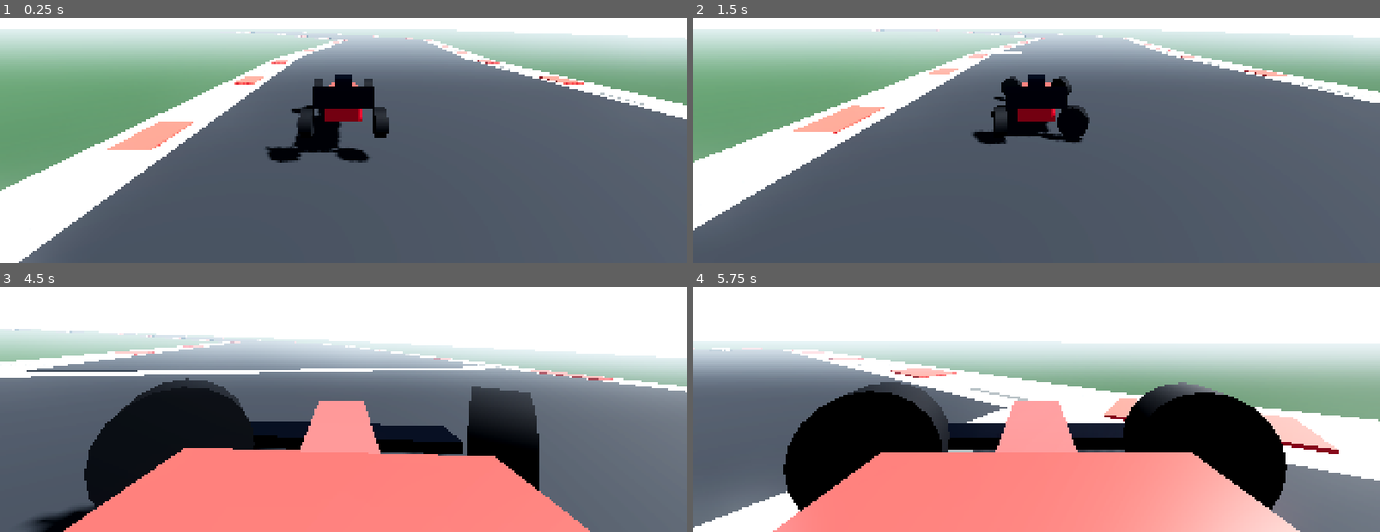
Above: before the commit, frames 1-4 (two rows, left to right).
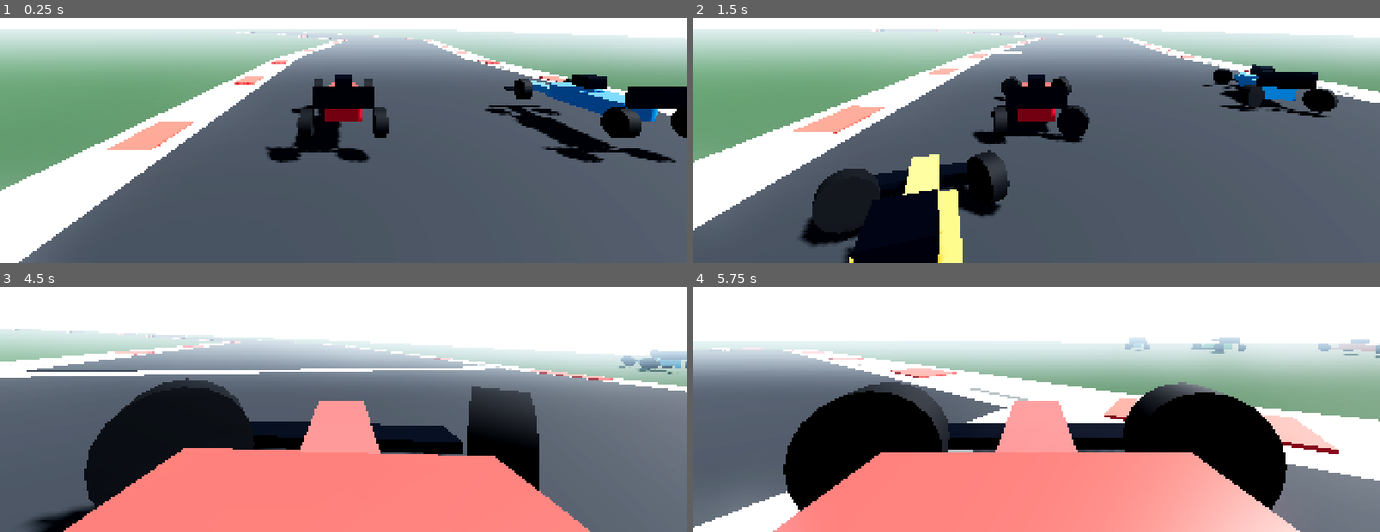
Above: after the commit, the same moments.

Repository: codehost-commit/APEX-Circuit
Game: Godot game, scene res://scenes/main.tscn
The game is run twice, just before and just after one commit, with the same random seed, the same clock (stepped at 60 frames per second) and the same inputs.
Inputs:
- Up to frame 1 (0.25 s): no input
- Up to frame 2 (1.5 s): hold D (steer_right) 0.53-1.28 s; hold F (drs) 0.53-1.28 s; tap W (throttle) at 0.8, 1.35 s; hold S (brake) from 1.28 s (still down)
- Up to frame 3 (4.5 s): tap F (drs) at 1.55, 2.85, 4.35 s; release S (brake) at 2.03 s; hold D (steer_right) 2.03-2.78 s; hold W (throttle) 2.03-2.78 s; tap C (camera_toggle) at 2.1 s; hold E (shift_up) 2.78-3.53 s; hold W (throttle) 3.53-4.28 s; hold A (steer_left) from 3.53 s (still down)
- Up to frame 4 (5.75 s): release A (steer_left) at 5.03 s; hold S (brake) from 5.03 s (still down); hold W (throttle) from 5.03 s (still down)

The runs differ from the first frame. In frame 1, 5.0% of the frame differs, in the area x 70-100%, y 23-60%; in frame 2, 12%, in the area x 15-94%, y 18-100%; in frame 3, 0.5%; in frame 4, 0.7%.

Commit message:
phase 3: add racing line AI field and tactics

Diff:
--- /dev/null
+++ b/ai/ai_formula_driver.gd
@@ -0,0 +1,116 @@
+class_name AIFormulaDriver
+extends Node
+## Pure-pursuit driver with a smooth lane target, speed profile, tactics and anti-encroachment corridor.
+
+@export var pace_multiplier := 0.99
+@export var reaction_seconds := 0.14
+@export var error_amplitude := 0.018
+@export var driver_seed := 1
+
+var car: RaycastFormulaCar
+var circuit: CircuitTrack
+var profile: RacingLineProfile
+var opponents: Array[RaycastFormulaCar] = []
+var lane_offset := 0.0
+var desired_lane_offset := 0.0
+var tactical_commit_seconds := 0.0
+var lap_noise := 0.0
+var _random := RandomNumberGenerator.new()
+var _last_lap := 0
+
+func setup(car_value: RaycastFormulaCar, track_value: CircuitTrack, profile_value: RacingLineProfile, field: Array[RaycastFormulaCar]) -> void:
+	car = car_value
+	circuit = track_value
+	profile = profile_value
+	opponents = field
+	_random.seed = driver_seed
+	lap_noise = _random.randf_range(-error_amplitude, error_amplitude)
+
+func _physics_process(delta: float) -> void:
+	if car == null or circuit == null or profile == null or not car.race_enabled or car.finished:
+		return
+	var projection := circuit.progress_at(car.global_position)
+	car.race_progress = float(projection.progress)
+	if car.lap != _last_lap:
+		_last_lap = car.lap
+		lap_noise = _random.randf_range(-error_amplitude, error_amplitude)
+	_update_tactics(delta, projection)
+	var lookahead := clampf(RaceConfig.ai_lookahead_base + car.speed_mps * RaceConfig.ai_lookahead_speed_scale, RaceConfig.ai_lookahead_min, RaceConfig.ai_lookahead_max)
+	var target := circuit.sample_at_distance(car.race_progress + lookahead)
+	var target_position: Vector3 = target.position + target.normal * lane_offset
+	var local_target := car.to_local(target_position)
+	var steer := clampf(atan2(local_target.x, -local_target.z) * RaceConfig.ai_steering_gain, -1.0, 1.0)
+	var speed_target := profile.target_speed_at(car.race_progress) * pace_multiplier * (1.0 + lap_noise)
+	var upcoming := profile.upcoming_min_speed(car.race_progress, lookahead * RaceConfig.ai_brake_lookahead_scale) * pace_multiplier
+	speed_target = minf(speed_target, upcoming + RaceConfig.ai_corner_overspeed)
+	var speed_error := speed_target - car.speed_mps
+	var throttle := clampf(speed_error * RaceConfig.ai_throttle_gain, 0.0, 1.0)
+	var brake := clampf(-speed_error * RaceConfig.ai_brake_gain, 0.0, 1.0)
+	if brake > RaceConfig.ai_brake_deadzone:
+		throttle = 0.0
+	car.ai_command = {"throttle": throttle, "brake": brake, "steer": steer, "drs": _may_use_drs()}
+
+func _update_tactics(delta: float, projection: Dictionary) -> void:
+	tactical_commit_seconds = maxf(0.0, tactical_commit_seconds - delta)
+	var nearest_ahead: RaycastFormulaCar
+	var nearest_behind: RaycastFormulaCar
+	var ahead_distance := INF
+	var behind_distance := INF
+	for other in opponents:
+		if other == car or other.finished:
+			continue
+		var other_progress := circuit.progress_at(other.global_position)
+		var gap := _signed_track_gap(float(projection.progress), float(other_progress.progress))
+		if gap > 0.0 and gap < ahead_distance:
+			ahead_distance = gap
+			nearest_ahead = other
+		elif gap < 0.0 and -gap < behind_distance:
+			behind_distance = -gap
+			nearest_behind = other
+	if tactical_commit_seconds <= 0.0:
+		if nearest_ahead != null and ahead_distance < RaceConfig.ai_attack_distance and car.speed_mps >= nearest_ahead.speed_mps - RaceConfig.ai_attack_speed_delta:
+			desired_lane_offset = _pick_passing_lane(nearest_ahead, projection)
+			tactical_commit_seconds = RaceConfig.ai_tactical_commit_time
+		elif nearest_behind != null and behind_distance < RaceConfig.ai_defend_distance and nearest_behind.speed_mps > car.speed_mps:
+			desired_lane_offset = _inside_lane(projection)
+			tactical_commit_seconds = RaceConfig.ai_tactical_commit_time
+		else:
+			desired_lane_offset = 0.0
+	if _would_encroach(projection, desired_lane_offset):
+		desired_lane_offset = lane_offset
+	lane_offset = move_toward(lane_offset, desired_lane_offset, RaceConfig.ai_lane_change_rate * delta)
+
+func _pick_passing_lane(ahead: RaycastFormulaCar, projection: Dictionary) -> float:
+	var ahead_projection := circuit.progress_at(ahead.global_position)
+	var side := -1.0 if float(ahead_projection.offset) >= 0.0 else 1.0
+	return side * RaceConfig.ai_pass_lane_offset
+
+func _inside_lane(projection: Dictionary) -> float:
+	var curvature := circuit.curvature_at(float(projection.progress) + RaceConfig.ai_inside_lookahead)
+	var turn_side := signf(curvature)
+	return -turn_side * RaceConfig.ai_defend_lane_offset if turn_side != 0.0 else -RaceConfig.ai_defend_lane_offset
+
+func _would_encroach(projection: Dictionary, requested_lane: float) -> bool:
+	for other in opponents:
+		if other == car:
+			continue
+		var other_projection := circuit.progress_at(other.global_position)
+		var longitudinal_gap := absf(_signed_track_gap(float(projection.progress), float(other_projection.progress)))
+		if longitudinal_gap > RaceConfig.ai_side_by_side_distance:
+			continue
+		if absf(requested_lane - float(other_projection.offset)) < RaceConfig.ai_corridor_width:
+			return true
+	return false
+
+func _may_use_drs() -> bool:
+	for other in opponents:
+		if other == car:
+			continue
+		var gap := _signed_track_gap(car.race_progress, other.race_progress)
+		if gap > 0.0 and gap < RaceConfig.drs_zone_length and car.speed_mps > RaceConfig.ai_drs_min_speed:
+			return true
+	return false
+
+func _signed_track_gap(from_progress: float, other_progress: float) -> float:
+	var gap := fposmod(other_progress - from_progress + circuit.total_length * 0.5, circuit.total_length) - circuit.total_length * 0.5
+	return gap
--- /dev/null
+++ b/ai/racing_line_profile.gd
@@ -0,0 +1,64 @@
+class_name RacingLineProfile
+extends RefCounted
+## Curvature-based target speed plan with braking and acceleration passes.
+
+var track: CircuitTrack
+var tuning: CarTuning
+var spacing := 4.0
+var distances := PackedFloat32Array()
+var curvatures := PackedFloat32Array()
+var target_speeds := PackedFloat32Array()
+
+func build(track_value: CircuitTrack, tuning_value: CarTuning) -> void:
+	track = track_value
+	tuning = tuning_value
+	spacing = track.total_length / float(RaceConfig.ai_profile_samples)
+	distances.clear()
+	curvatures.clear()
+	target_speeds.clear()
+	for index in RaceConfig.ai_profile_samples:
+		var distance := float(index) * spacing
+		distances.append(distance)
+		curvatures.append(track.curvature_at(distance))
+		target_speeds.append(_corner_speed(float(curvatures[index])))
+	_backward_brake_pass()
+	_forward_accel_pass()
+
+func _corner_speed(curvature: float) -> float:
+	if curvature < RaceConfig.ai_straight_curvature:
+		return RaceConfig.ai_top_speed
+	var speed := RaceConfig.ai_initial_corner_speed
+	for iteration in RaceConfig.ai_corner_iterations:
+		var downforce_load := 0.5 * tuning.air_density * tuning.lift_cl_area * speed * speed
+		var lateral_accel := tuning.tyre_mu * RaceConfig.gravity * (1.0 + downforce_load / (tuning.mass_kg * RaceConfig.gravity)) * RaceConfig.ai_lateral_margin
+		speed = sqrt(lateral_accel / maxf(curvature, RaceConfig.ai_straight_curvature))
+	return clampf(speed, RaceConfig.ai_min_corner_speed, RaceConfig.ai_top_speed)
+
+func _backward_brake_pass() -> void:
+	for pass_index in RaceConfig.ai_profile_relaxation_passes:
+		for index in range(target_speeds.size() - 1, -1, -1):
+			var next := (index + 1) % target_speeds.size()
+			var cap := sqrt(target_speeds[next] * target_speeds[next] + 2.0 * RaceConfig.ai_braking_accel * spacing)
+			target_speeds[index] = minf(target_speeds[index], cap)
+
+func _forward_accel_pass() -> void:
+	for pass_index in RaceConfig.ai_profile_relaxation_passes:
+		for index in target_speeds.size():
+			var previous := posmod(index - 1, target_speeds.size())
+			var cap := sqrt(target_speeds[previous] * target_speeds[previous] + 2.0 * RaceConfig.ai_accel * spacing)
+			target_speeds[index] = minf(target_speeds[index], cap)
+
+func target_speed_at(progress: float) -> float:
+	if target_speeds.is_empty():
+		return RaceConfig.ai_min_corner_speed
+	var position := fposmod(progress, track.total_length) / spacing
+	var first := int(position) % target_speeds.size()
+	var second := (first + 1) % target_speeds.size()
+	return lerpf(target_speeds[first], target_speeds[second], position - floorf(position))
+
+func upcoming_min_speed(progress: float, lookahead: float) -> float:
+	var count := maxi(1, int(lookahead / spacing))
+	var slowest := RaceConfig.ai_top_speed
+	for offset in count + 1:
+		slowest = minf(slowest, target_speed_at(progress + float(offset) * spacing))
+	return slowest
--- a/scenes/main.gd
+++ b/scenes/main.gd
@@ -3,6 +3,8 @@
 
 var track: CircuitTrack
 var player_car: RaycastFormulaCar
+var all_cars: Array[RaycastFormulaCar] = []
+var _ai_profile: RacingLineProfile
 
 func _ready() -> void:
 	_setup_input_map()
@@ -21,6 +23,8 @@
 	add_child(player_car)
 	player_car.race_enabled = true
 	GameState.player_car = player_car
+	all_cars.append(player_car)
+	_spawn_ai_field()
 	print("APEX Circuit booted: Forward+ project, Jolt configured, game systems loading.")
 
 func _build_environment() -> void:
@@ -44,6 +48,30 @@
 	sun.directional_shadow_max_distance = RaceConfig.shadow_distance
 	add_child(sun)
 
+func _spawn_ai_field() -> void:
+	_ai_profile = RacingLineProfile.new()
+	_ai_profile.build(track, player_car.tuning)
+	var colors := [Color("#2189d5"), Color("#dfb42c"), Color("#35af68"), Color("#7b55bd"), Color("#dd6947"), Color("#df4384"), Color("#46b8bd"), Color("#d6dfed"), Color("#9ca637"), Color("#d33c3c"), Color("#788796")]
+	for index in RaceConfig.field_ai_count:
+		var car := RaycastFormulaCar.new()
+		car.name = "AI_%02d" % (index + 1)
+		car.driver_name = "AI %02d" % (index + 1)
+		car.livery_color = colors[index % colors.size()]
+		car.track = track
+		car.global_transform = track.pose_at_grid(index + 1)
+		add_child(car)
+		car.race_enabled = true
+		all_cars.append(car)
+	for index in RaceConfig.field_ai_count:
+		var driver := AIFormulaDriver.new()
+		driver.name = "Driver_%02d" % (index + 1)
+		driver.pace_multiplier = 0.975 + float(index % 6) * 0.006
+		driver.reaction_seconds = 0.10 + float(index % 3) * 0.04
+		driver.error_amplitude = 0.006 + float(index % 4) * 0.004
+		driver.driver_seed = index + 17
+		add_child(driver)
+		driver.setup(all_cars[index + 1], track, _ai_profile, all_cars)
+
 func _setup_input_map() -> void:
 	var bindings := {
 		"throttle": [KEY_W, KEY_UP], "brake": [KEY_S, KEY_DOWN],
--- a/scripts/race_config.gd
+++ b/scripts/race_config.gd
@@ -28,3 +28,36 @@
 @export var field_ai_count := 11
 @export var shadow_distance := 110.0
 @export var target_fps := 30
+
+@export_category("AI")
+@export var ai_profile_samples := 240
+@export var ai_top_speed := 91.5
+@export var ai_initial_corner_speed := 35.0
+@export var ai_min_corner_speed := 12.0
+@export var ai_corner_iterations := 4
+@export var ai_profile_relaxation_passes := 4
+@export var ai_straight_curvature := 0.001
+@export var ai_lateral_margin := 0.84
+@export var ai_braking_accel := 28.0
+@export var ai_accel := 12.0
+@export var ai_lookahead_base := 6.0
+@export var ai_lookahead_speed_scale := 0.42
+@export var ai_lookahead_min := 6.0
+@export var ai_lookahead_max := 30.0
+@export var ai_brake_lookahead_scale := 2.5
+@export var ai_steering_gain := 1.45
+@export var ai_throttle_gain := 0.20
+@export var ai_brake_gain := 0.24
+@export var ai_brake_deadzone := 0.04
+@export var ai_corner_overspeed := 2.5
+@export var ai_attack_distance := 34.0
+@export var ai_attack_speed_delta := 1.2
+@export var ai_defend_distance := 25.0
+@export var ai_tactical_commit_time := 2.7
+@export var ai_pass_lane_offset := 3.2
+@export var ai_defend_lane_offset := 2.5
+@export var ai_lane_change_rate := 1.25
+@export var ai_inside_lookahead := 18.0
+@export var ai_side_by_side_distance := 9.5
+@export var ai_corridor_width := 2.2
+@export var ai_drs_min_speed := 38.0
Not shown, added: ai/ai_formula_driver.gd.uid
Not shown, added: ai/racing_line_profile.gd.uid
Not shown, changed: CHANGELOG.md
